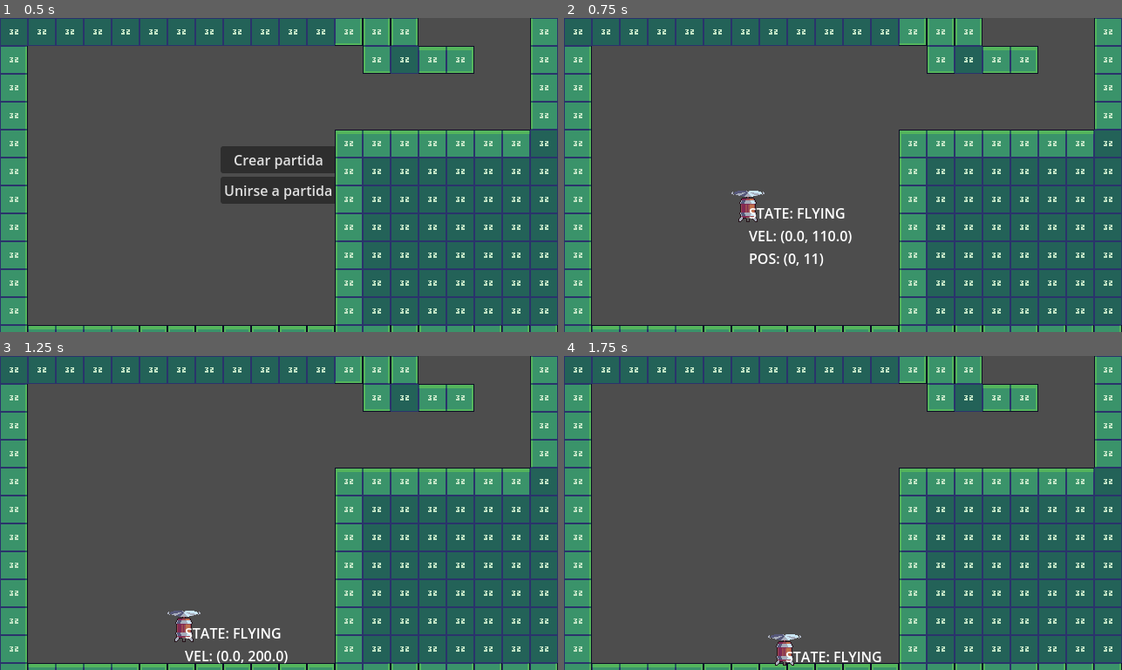
Above: before the commit, frames 1-4 (two rows, left to right).
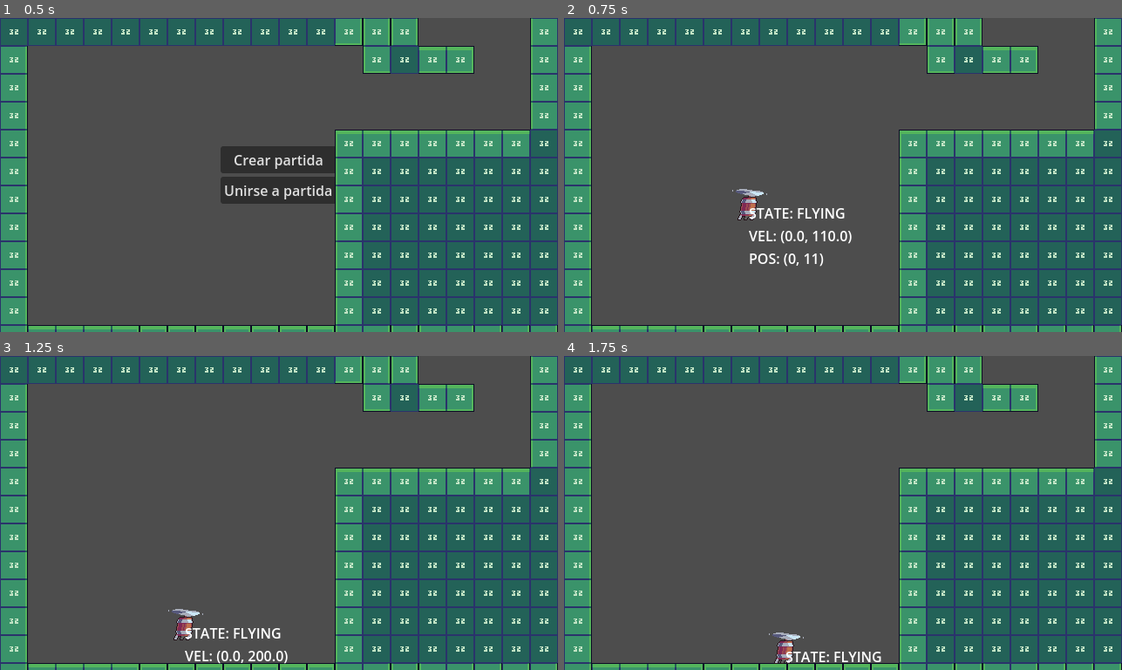
Above: after the commit, the same moments.

Repository: linkinmjs/up-escape
Game: Godot game, scene res://scenes/main.tscn
Two runs of this game, one before a commit and one after it. Both use one fixed random seed, a clock stepped at 60 frames per second and the inputs below.
Inputs:
- Up to frame 1 (0.5 s): no input
- Up to frame 2 (0.75 s): click "Crear partida" at 0.5 s
- Up to frame 3 (1.25 s): no input
- Up to frame 4 (1.75 s): hold Right (ui_right) from 1.28 s (still down)

Frame 1 is identical in both runs. In frame 2, 0.2% of the frame differs, in the area x 30-37%, y 54-65%; in frame 3, 0.2%; in frame 4, 0.2%, in the area x 36-43%, y 88-99%.

Commit message:
Add some animations

Diff:
--- a/scenes/player/player.tscn
+++ b/scenes/player/player.tscn
@@ -1,8 +1,35 @@
-[gd_scene load_steps=14 format=3 uid="uid://cafsjq1dgbqfx"]
+[gd_scene load_steps=29 format=3 uid="uid://cafsjq1dgbqfx"]
 
 [ext_resource type="Script" uid="uid://cbn1tlop6fmgm" path="res://scripts/player.gd" id="1_8afob"]
 [ext_resource type="Texture2D" uid="uid://v5yfmak5moi" path="res://assets/sprites/player/idle.png" id="2_dovo2"]
 [ext_resource type="Texture2D" uid="uid://cdgeu6aj2rqgv" path="res://assets/sprites/player/walk.png" id="2_gmlin"]
+[ext_resource type="Texture2D" uid="uid://d3sk57eamlx77" path="res://assets/sprites/player/death.png" id="2_lvxji"]
+[ext_resource type="Texture2D" uid="uid://bwfuijqi8iwvj" path="res://assets/sprites/player/hurt.png" id="4_75vfm"]
+[ext_resource type="Texture2D" uid="uid://b7d4hhx0a6u6m" path="res://assets/sprites/player/takeoff.png" id="6_0owmy"]
+
+[sub_resource type="AtlasTexture" id="AtlasTexture_h17s1"]
+atlas = ExtResource("2_lvxji")
+region = Rect2(0, 0, 48, 48)
+
+[sub_resource type="AtlasTexture" id="AtlasTexture_je7p5"]
+atlas = ExtResource("2_lvxji")
+region = Rect2(48, 0, 48, 48)
+
+[sub_resource type="AtlasTexture" id="AtlasTexture_fm80t"]
+atlas = ExtResource("2_lvxji")
+region = Rect2(96, 0, 48, 48)
+
+[sub_resource type="AtlasTexture" id="AtlasTexture_gx1jg"]
+atlas = ExtResource("2_lvxji")
+region = Rect2(144, 0, 48, 48)
+
+[sub_resource type="AtlasTexture" id="AtlasTexture_ugbui"]
+atlas = ExtResource("2_lvxji")
+region = Rect2(192, 0, 48, 48)
+
+[sub_resource type="AtlasTexture" id="AtlasTexture_fcs02"]
+atlas = ExtResource("2_lvxji")
+region = Rect2(240, 0, 48, 48)
 
 [sub_resource type="AtlasTexture" id="AtlasTexture_75vfm"]
 atlas = ExtResource("2_gmlin")
@@ -20,6 +47,14 @@
 atlas = ExtResource("2_gmlin")
 region = Rect2(144, 0, 48, 48)
 
+[sub_resource type="AtlasTexture" id="AtlasTexture_myrg7"]
+atlas = ExtResource("4_75vfm")
+region = Rect2(0, 0, 48, 48)
+
+[sub_resource type="AtlasTexture" id="AtlasTexture_kvlxm"]
+atlas = ExtResource("4_75vfm")
+region = Rect2(48, 0, 48, 48)
+
 [sub_resource type="AtlasTexture" id="AtlasTexture_dovo2"]
 atlas = ExtResource("2_dovo2")
 region = Rect2(0, 0, 48, 48)
@@ -34,12 +69,46 @@
 
 [sub_resource type="AtlasTexture" id="AtlasTexture_p47bc"]
 atlas = ExtResource("2_dovo2")
+region = Rect2(144, 0, 48, 48)
+
+[sub_resource type="AtlasTexture" id="AtlasTexture_uf5tr"]
+atlas = ExtResource("6_0owmy")
+region = Rect2(0, 0, 48, 48)
+
+[sub_resource type="AtlasTexture" id="AtlasTexture_lgqa7"]
+atlas = ExtResource("6_0owmy")
+region = Rect2(96, 0, 48, 48)
+
+[sub_resource type="AtlasTexture" id="AtlasTexture_8ydkj"]
+atlas = ExtResource("6_0owmy")
+region = Rect2(48, 0, 48, 48)
+
+[sub_resource type="AtlasTexture" id="AtlasTexture_3j4b4"]
+atlas = ExtResource("6_0owmy")
 region = Rect2(144, 0, 48, 48)
 
 [sub_resource type="SpriteFrames" id="SpriteFrames_75vfm"]
 animations = [{
-"frames": [],
-"loop": true,
+"frames": [{
+"duration": 1.0,
+"texture": SubResource("AtlasTexture_h17s1")
+}, {
+"duration": 1.0,
+"texture": SubResource("AtlasTexture_je7p5")
+}, {
+"duration": 1.0,
+"texture": SubResource("AtlasTexture_fm80t")
+}, {
+"duration": 1.0,
+"texture": SubResource("AtlasTexture_gx1jg")
+}, {
+"duration": 1.0,
+"texture": SubResource("AtlasTexture_ugbui")
+}, {
+"duration": 1.0,
+"texture": SubResource("AtlasTexture_fcs02")
+}],
+"loop": false,
 "name": &"death",
 "speed": 5.0
 }, {
@@ -60,7 +129,13 @@
 "name": &"flying",
 "speed": 8.0
 }, {
-"frames": [],
+"frames": [{
+"duration": 1.0,
+"texture": SubResource("AtlasTexture_myrg7")
+}, {
+"duration": 1.0,
+"texture": SubResource("AtlasTexture_kvlxm")
+}],
 "loop": true,
 "name": &"hurt",
 "speed": 5.0
@@ -82,7 +157,30 @@
 "name": &"idle",
 "speed": 9.0
 }, {
-"frames": [],
+"frames": [{
+"duration": 1.0,
+"texture": SubResource("AtlasTexture_uf5tr")
+}, {
+"duration": 1.0,
+"texture": SubResource("AtlasTexture_lgqa7")
+}],
+"loop": true,
+"name": &"idle_ground",
+"speed": 5.0
+}, {
+"frames": [{
+"duration": 1.0,
+"texture": SubResource("AtlasTexture_uf5tr")
+}, {
+"duration": 1.0,
+"texture": SubResource("AtlasTexture_8ydkj")
+}, {
+"duration": 1.0,
+"texture": SubResource("AtlasTexture_lgqa7")
+}, {
+"duration": 1.0,
+"texture": SubResource("AtlasTexture_3j4b4")
+}],
 "loop": true,
 "name": &"takeoff",
 "speed": 5.0
@@ -97,7 +195,8 @@
 [node name="AnimatedSprite2D" type="AnimatedSprite2D" parent="."]
 sprite_frames = SubResource("SpriteFrames_75vfm")
 animation = &"idle"
-frame_progress = 0.213046
+frame = 3
+frame_progress = 0.269759
 
 [node name="CollisionShape2D" type="CollisionShape2D" parent="."]
 position = Vector2(-1, 2)
--- a/scripts/player.gd
+++ b/scripts/player.gd
@@ -46,7 +46,7 @@
 		debug_visible = not debug_visible
 		$DebugLabel.visible = debug_visible
 
-	# --- Movimiento horizontal ---
+	# Movimiento horizontal
 	if input_left:
 		velocity.x -= ACCELERATION * delta
 	elif input_right:
@@ -57,7 +57,7 @@
 			velocity.x = max(velocity.x - DECELERATION * delta, 0)
 		elif velocity.x < 0:
 			velocity.x = min(velocity.x + DECELERATION * delta, 0)
-
+	# Movimiento vertical
 	if input_jump:
 		velocity.y -= THRUST_ACCELERATION * delta
 	else:
@@ -70,18 +70,18 @@
 
 func handle_state(delta: float) -> void:
 	# Determinar estado según si nos movemos lo suficiente
-	if velocity.length() > 1.0:
+	if velocity.length() > 10.0:
 		if state != PlayerState.FLYING:
 			state = PlayerState.FLYING
-			# aquí podrías reproducir animación o sonido de vuelo
-			if has_node("AnimationPlayer"):
-				$AnimationPlayer.play("flying")
+			# TODO: acá reproducir animación o sonido de vuelo
+			if has_node("AnimatedSprite2D"):
+				$AnimatedSprite2D.play("flying")
 	else:
 		if state != PlayerState.IDLE:
 			state = PlayerState.IDLE
 			# aquí animación o sonido de reposo
-			if has_node("AnimationPlayer"):
-				$AnimationPlayer.play("idle")
+			if has_node("AnimatedSprite2D"):
+				$AnimatedSprite2D.play("idle")
 
 func update_debug_info() -> void:
 	if not debug_visible:
